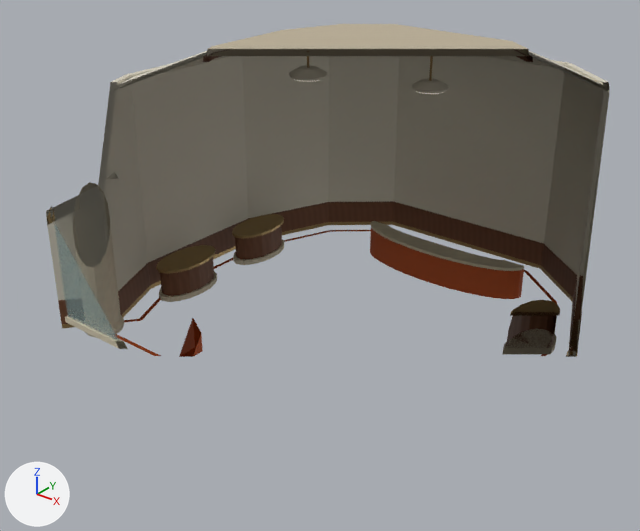
Before and after pictures for a commit that changed the glTF model BlenderCatalogue/assets/retail_curios_room/exports/AST-RTL-002.glb.
The view is the same before and after, from a camera (50 mm lens) standing at (12.87, -17.88, 12.06) and looking at (-0.34, -1.38, 1.83). Every picture has the same lights, and +X, +Y and +Z are marked at lower left. The picture after the commit comes second. Everything nearer to the camera than a plane just in front of the edit is cut away.

The older version as bpy lines, for what is in view:
```python
me_cur_dado_05 = bpy.data.meshes.new('CUR_Dado_05')
me_cur_dado_05.from_pydata(...)  # a box spanning x -2.8..2.8, y 5.65..5.85, z 0.12..0.85
me_cur_dado_05.materials.append(mat_warm_walnut)  # picture img_warm_walnut
me_cur_displaybody_1_1 = bpy.data.meshes.new('CUR_DisplayBody_1_1')
me_cur_displaybody_1_1.from_pydata(...)  # a 16-sided cylinder along z spanning x 4.22..5.22, y 0.05..1.95, z 0.2..0.95
me_cur_displaybody_1_1.materials.append(mat_warm_walnut)  # picture img_warm_walnut
me_cur_displayfoot_1_1 = bpy.data.meshes.new('CUR_DisplayFoot_1_1')
me_cur_displayfoot_1_1.from_pydata(...)  # a 16-sided cylinder along z spanning x 4.16..5.28, y -0.05..2.05, z 0.05..0.2
me_cur_displayfoot_1_1.materials.append(mat_warm_stone)  # picture img_warm_stone
ob_cur_dado_05 = bpy.data.objects.new('CUR_Dado_05', me_cur_dado_05)
ob_cur_dado_05.location = (0.0, 0.0, 0.0)
ob_cur_displaybody_1_1 = bpy.data.objects.new('CUR_DisplayBody_1_1', me_cur_displaybody_1_1)
ob_cur_displaybody_1_1.location = (0.0, 0.0, 0.0)
ob_cur_displayfoot_1_1 = bpy.data.objects.new('CUR_DisplayFoot_1_1', me_cur_displayfoot_1_1)
ob_cur_displayfoot_1_1.location = (0.0, 0.0, 0.0)
# also in view: 'CUR_Dado_03' at (-5.12, 2.9, 0.49); 'CUR_Wall_07' at (5.12, 2.9, 3.17); 'CUR_Wall_01' at (-5.31, -3.75, 3.17); 'CUR_Dado_02' at (-5.71, -0.65, 0.49); 'CUR_DisplayBody_-1_1' at (-4.72, 1.0, 0.57)
```
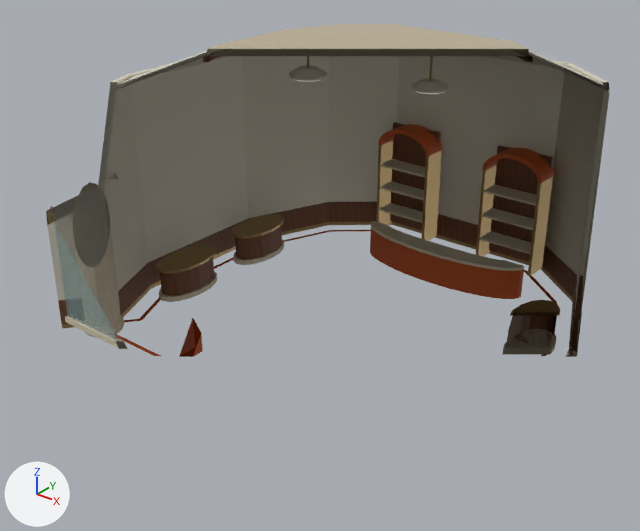
Boxes [x1, y1, x2, y2] around the edits, measured in the pictures (640 x 531 px):
'CUR_CaseBack_1', added
    after: [489, 145, 553, 262]
'CUR_CaseBack_-1', added
    after: [390, 122, 441, 230]
'CUR_CaseJamb_-1_0.9', added (brown)
    after: [421, 150, 442, 241]
'CUR_CaseJamb_1_0.9', added (brown)
    after: [528, 176, 553, 276]
'CUR_CaseArchedHood_1', added (brown)
    after: [482, 148, 554, 183]
'CUR_CaseJamb_1_-0.9', added (brown)
    after: [476, 165, 496, 256]
'CUR_CaseJamb_-1_-0.9', added (brown)
    after: [376, 141, 393, 225]
'CUR_CaseArchedHood_-1', added (brown)
    after: [378, 124, 442, 156]
'CUR_CaseShelf_1_0', added (brown)
    after: [480, 231, 531, 254]
'CUR_CaseShelf_1_1', added (brown)
    after: [482, 208, 534, 230]
'CUR_CaseShelf_1_2', added (brown)
    after: [484, 185, 537, 206]
'CUR_CaseShelf_-1_0', added (brown)
    after: [379, 203, 423, 223]
'CUR_CaseShelf_-1_1', added (brown)
    after: [380, 181, 424, 201]
'CUR_CaseShelf_-1_2', added (brown)
    after: [381, 159, 425, 177]
'CUR_Dado_05', unchanged, covered by the edit
    before: [393, 202, 544, 265]
    after: [437, 214, 478, 246]

The change, as a list of edits to the scene's bpy script:
```text
Add ob_cur_caseshelf_1_2:
    ob_cur_caseshelf_1_2 = bpy.data.objects.new('CUR_CaseShelf_1_2', me_cur_caseshelf_1_2)  # a box spanning x 1.04..2.76, y 4.8..5.54, z 2.36..2.42; in mat_warm_stone (picture img_warm_stone)
    ob_cur_caseshelf_1_2.location = (0.0, 0.0, 0.0)
Add ob_cur_caseshelf_1_1:
    ob_cur_caseshelf_1_1 = bpy.data.objects.new('CUR_CaseShelf_1_1', me_cur_caseshelf_1_1)  # a box spanning x 1.04..2.76, y 4.8..5.54, z 1.58..1.64; in mat_warm_stone (picture img_warm_stone)
    ob_cur_caseshelf_1_1.location = (0.0, 0.0, 0.0)
Add ob_cur_caseshelf_1_0:
    ob_cur_caseshelf_1_0 = bpy.data.objects.new('CUR_CaseShelf_1_0', me_cur_caseshelf_1_0)  # a box spanning x 1.04..2.76, y 4.8..5.54, z 0.8..0.86; in mat_warm_stone (picture img_warm_stone)
    ob_cur_caseshelf_1_0.location = (0.0, 0.0, 0.0)
Add ob_cur_casearchedhood_1:
    ob_cur_casearchedhood_1 = bpy.data.objects.new('CUR_CaseArchedHood_1', me_cur_casearchedhood_1)  # 68 vertices, 132 faces; spans x 0.94..2.86, y 4.78..5.58, z 3.07..3.72; in mat_burntorangeenamel (picture img_r070_burntorangeenamel)
    ob_cur_casearchedhood_1.location = (0.0, 0.0, 0.0)
Add ob_cur_casejamb_1_0_9:
    ob_cur_casejamb_1_0_9 = bpy.data.objects.new('CUR_CaseJamb_1_0.9', me_cur_casejamb_1_0_9)  # a box spanning x 2.75..2.85, y 4.79..5.57, z 0.1..3.1; in mat_champagne_metal (picture img_champagne_metal)
    ob_cur_casejamb_1_0_9.location = (0.0, 0.0, 0.0)
Add ob_cur_casejamb_1__0_9:
    ob_cur_casejamb_1__0_9 = bpy.data.objects.new('CUR_CaseJamb_1_-0.9', me_cur_casejamb_1__0_9)  # a box spanning x 0.95..1.05, y 4.79..5.57, z 0.1..3.1; in mat_champagne_metal (picture img_champagne_metal)
    ob_cur_casejamb_1__0_9.location = (0.0, 0.0, 0.0)
Add ob_cur_caseback_1:
    ob_cur_caseback_1 = bpy.data.objects.new('CUR_CaseBack_1', me_cur_caseback_1)  # a box spanning x 1.02..2.78, y 5.47..5.57, z 0.2..3.65; in mat_warm_walnut (picture img_warm_walnut)
    ob_cur_caseback_1.location = (0.0, 0.0, 0.0)
Add ob_cur_caseshelf__1_2:
    ob_cur_caseshelf__1_2 = bpy.data.objects.new('CUR_CaseShelf_-1_2', me_cur_caseshelf__1_2)  # a box spanning x -2.76..-1.04, y 4.8..5.54, z 2.36..2.42; in mat_warm_stone (picture img_warm_stone)
    ob_cur_caseshelf__1_2.location = (0.0, 0.0, 0.0)
Add ob_cur_caseshelf__1_1:
    ob_cur_caseshelf__1_1 = bpy.data.objects.new('CUR_CaseShelf_-1_1', me_cur_caseshelf__1_1)  # a box spanning x -2.76..-1.04, y 4.8..5.54, z 1.58..1.64; in mat_warm_stone (picture img_warm_stone)
    ob_cur_caseshelf__1_1.location = (0.0, 0.0, 0.0)
Add ob_cur_caseshelf__1_0:
    ob_cur_caseshelf__1_0 = bpy.data.objects.new('CUR_CaseShelf_-1_0', me_cur_caseshelf__1_0)  # a box spanning x -2.76..-1.04, y 4.8..5.54, z 0.8..0.86; in mat_warm_stone (picture img_warm_stone)
    ob_cur_caseshelf__1_0.location = (0.0, 0.0, 0.0)
Add ob_cur_casearchedhood__1:
    ob_cur_casearchedhood__1 = bpy.data.objects.new('CUR_CaseArchedHood_-1', me_cur_casearchedhood__1)  # 68 vertices, 132 faces; spans x -2.86..-0.94, y 4.78..5.58, z 3.07..3.72; in mat_burntorangeenamel (picture img_r070_burntorangeenamel)
    ob_cur_casearchedhood__1.location = (0.0, 0.0, 0.0)
Add ob_cur_casejamb__1_0_9:
    ob_cur_casejamb__1_0_9 = bpy.data.objects.new('CUR_CaseJamb_-1_0.9', me_cur_casejamb__1_0_9)  # a box spanning x -1.05..-0.95, y 4.79..5.57, z 0.1..3.1; in mat_champagne_metal (picture img_champagne_metal)
    ob_cur_casejamb__1_0_9.location = (0.0, 0.0, 0.0)
Add ob_cur_casejamb__1__0_9:
    ob_cur_casejamb__1__0_9 = bpy.data.objects.new('CUR_CaseJamb_-1_-0.9', me_cur_casejamb__1__0_9)  # a box spanning x -2.85..-2.75, y 4.79..5.57, z 0.1..3.1; in mat_champagne_metal (picture img_champagne_metal)
    ob_cur_casejamb__1__0_9.location = (0.0, 0.0, 0.0)
Add ob_cur_caseback__1:
    ob_cur_caseback__1 = bpy.data.objects.new('CUR_CaseBack_-1', me_cur_caseback__1)  # a box spanning x -2.78..-1.02, y 5.47..5.57, z 0.2..3.65; in mat_warm_walnut (picture img_warm_walnut)
    ob_cur_caseback__1.location = (0.0, 0.0, 0.0)
```
